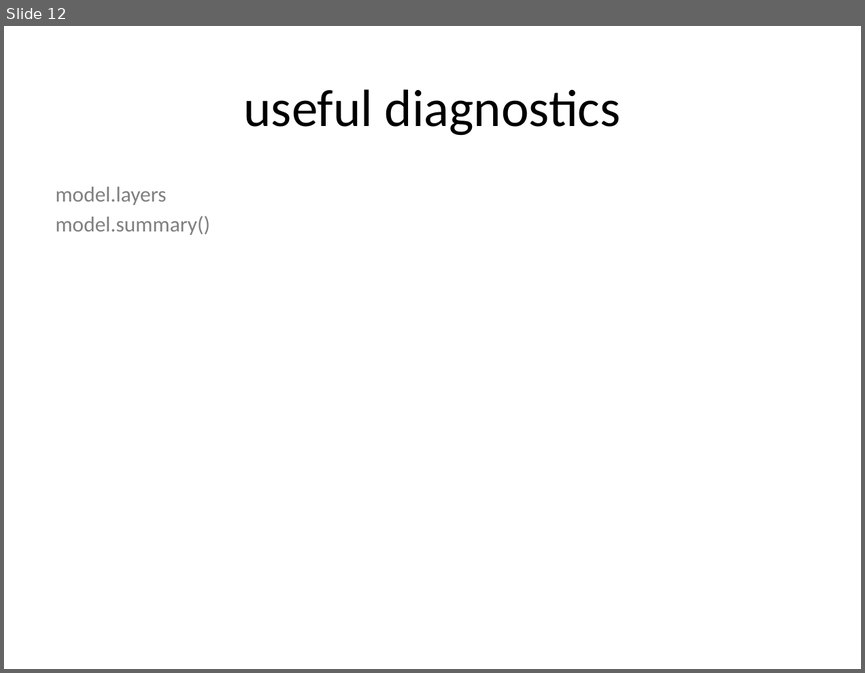
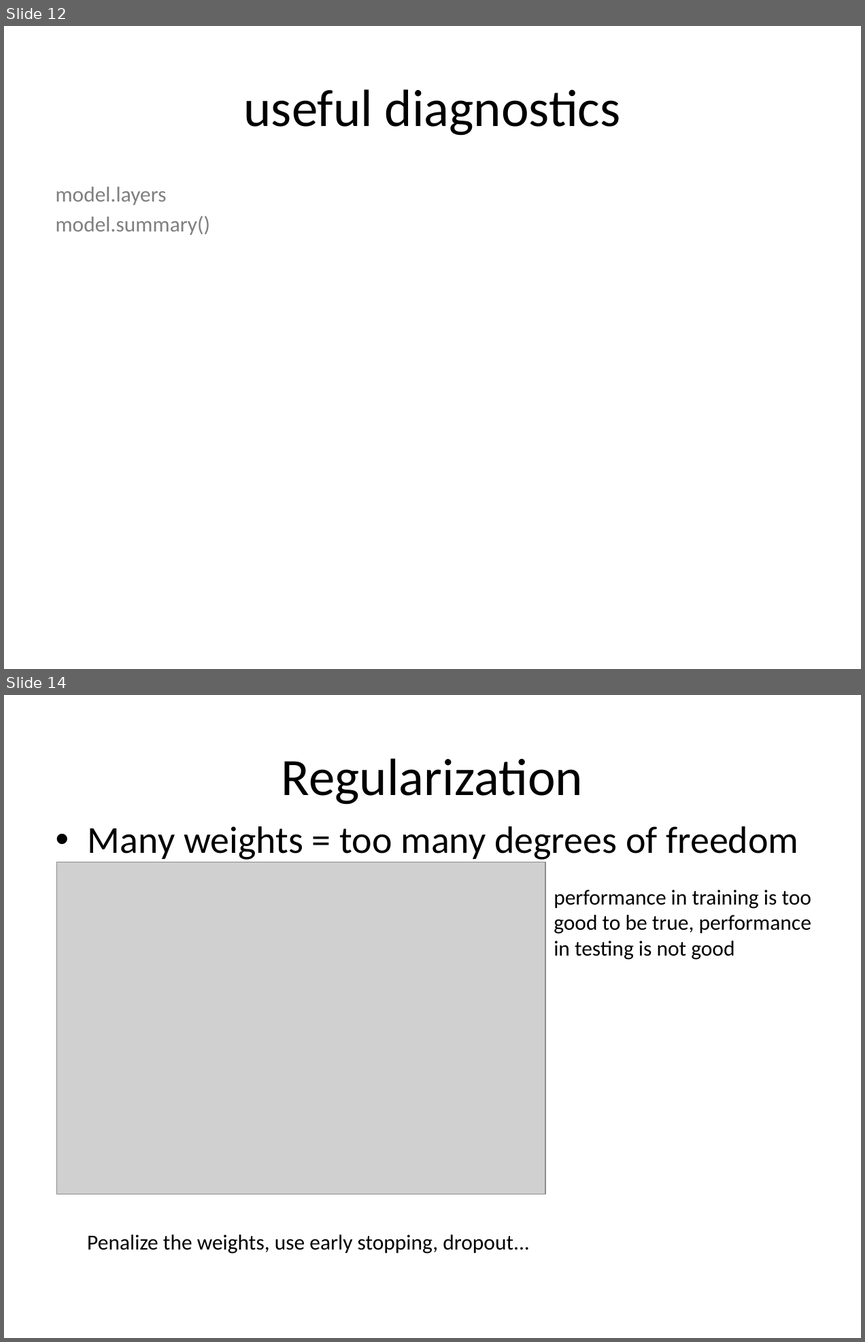
Before and after one commit to pyastropd/2018-03-27, a slide deck: pyastropd.pptx. Shown one above the other, each under a label of ours: slide 12 before the commit, slides 12 and 14 after it; the slides between them are not shown. The pictures are 865x673 and 865x1342 pixels, drawn with LibreOffice and Linux fonts; fonts in the diff are those of the drawing; grey boxes stand for pictures. Boxes give left, top, right and bottom in pixels: in the first picture for what was removed or moved away, otherwise in the second. Text is boxed around its words. In the diff, an @@ line names an element or a change of style, - is before the commit and + after.

```diff
--- a/pyastropd.pptx
+++ b/pyastropd.pptx
@@ slide 14 added at box(4, 695, 861, 1338), background #FFFFFF @@
@@ title added at box(281, 758, 583, 804), 44 pt, text #000000 @@
+Regularization
@@ text added at box(88, 826, 798, 862), 32 pt, text #000000 @@
+• Many weights = too many degrees of freedom
@@ picture added at box(57, 862, 545, 1193) @@
@@ text added at box(553, 889, 811, 960), 18 pt, text #000000 @@
+performance in training is too
+good to be true, performance
+in testing is not good
@@ text added at box(87, 1234, 530, 1253), 18 pt, text #000000 @@
+Penalize the weights, use early stopping, dropout...
```
Also in this commit, not shown: 2 slides changed, 1 other slide added.
